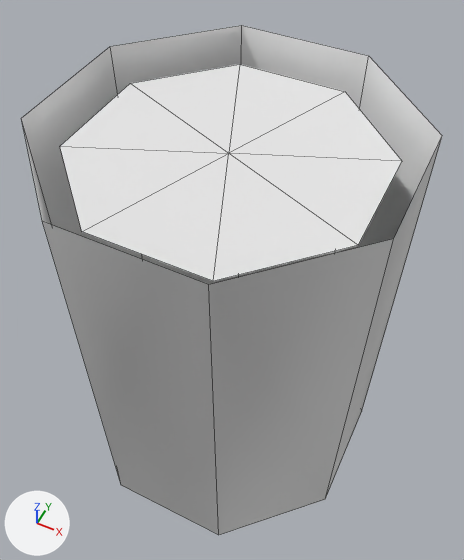
An edit to the OBJ model src/main/resources/assets/extrautils2/models/block/drum_small.obj, drawn before and after from the same camera.
The view is the same before and after, from a camera (50 mm lens) standing at (0.967, -1.419, 1.717) and looking at (0.491, -0.469, 0.528). The lights are fixed; the arrows at lower left show +X, +Y and +Z. The first picture is the older version. Mesh edges are drawn as thin lines. Where no turn or scale is listed for an object, it has been applied to the vertices.

The first picture shows 'drum'.
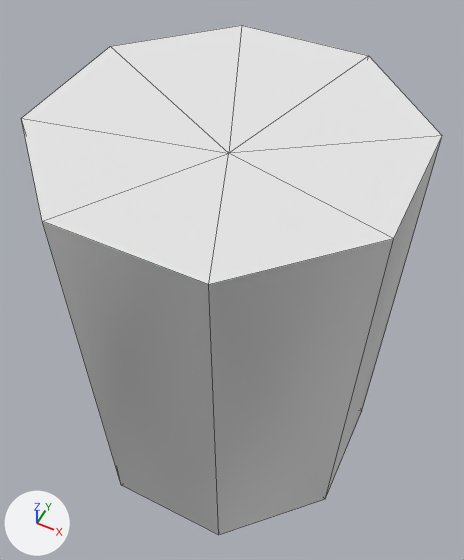
The change, as a list of edits to the scene's bpy script:
```text
Change me_drum:
    used by ob_drum; location = (0.0, 0.0, 0.0)
    verts and faces of me_drum; kept vertices keep their numbers, new ones are numbered from 34
    before: 8 (0.87, -0.653, 1.0) at pixel (393, 238), 9 (0.653, -0.87, 1.0) at pixel (208, 284), 10 (0.347, -0.87, 1.0) at pixel (42, 221), 11 (0.13, -0.653, 1.0) at pixel (21, 118), 12 (0.13, -0.347, 1.0) at pixel (110, 46)
    before: 13 (0.347, -0.13, 1.0) at pixel (241, 25), 14 (0.653, -0.13, 1.0) at pixel (368, 55), 15 (0.87, -0.347, 1.0) at pixel (442, 135), 16 (0.812, -0.629, 0.938) at pixel (358, 245), 17 (0.629, -0.812, 0.938) at pixel (213, 281)
    before: 18 (0.371, -0.812, 0.938) at pixel (81, 231), 19 (0.188, -0.629, 0.938) at pixel (59, 146), 20 (0.188, -0.371, 0.938) at pixel (130, 83), 21 (0.371, -0.188, 0.938) at pixel (239, 64), 22 (0.629, -0.188, 0.938) at pixel (345, 91)
    before: 23 (0.812, -0.371, 0.938) at pixel (402, 161), 32 (0.5, -0.5, 0.938) at pixel (228, 153)
    remove me_drum.from_pydata(...)  # 34 vertices, 24 faces; spans x 0.13..0.87, y -0.87..-0.13, z 0.0..1.0
    add me_drum.from_pydata(...)  # 18 vertices, 24 faces; spans x 0.13..0.87, y -0.87..-0.13, z 0.0..1.0
    me_drum part 1
    add delete_vertices([*range(16, 24)])  # with the faces that use them
    add faces += [(8, 32, 9), (9, 32, 10), (10, 32, 11), (11, 32, 12), (12, 32, 13), (13, 32, 14)]  # mat_top (white #e7e7e7)
    add faces += [(14, 32, 15), (8, 15, 32)]  # mat_top (white #e7e7e7)
    other edits to the shape of me_drum do not show in these pictures
```

Changed parts and their boxes (x1, y1, x2, y2) in the pictures (464 x 560 px; the box of a moved part takes in the faces that stretch with it):
part 1 of me_drum, moved or reshaped: before (60, 64, 402, 281); after (22, 25, 442, 285)
